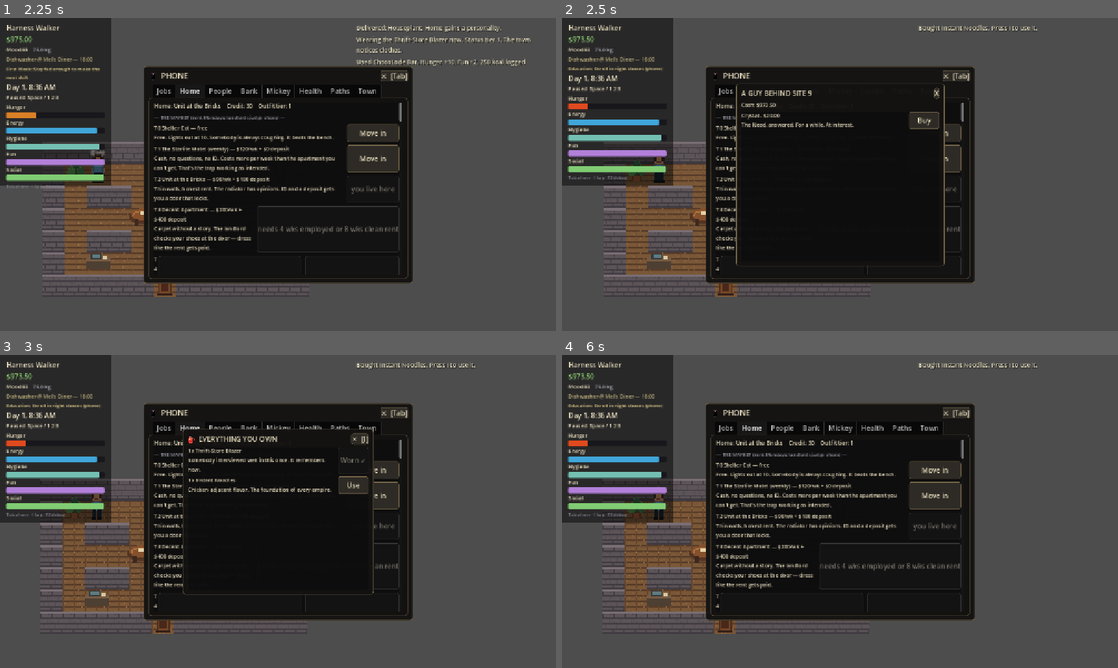
Above: before the commit, frames 1-4 (two rows, left to right).
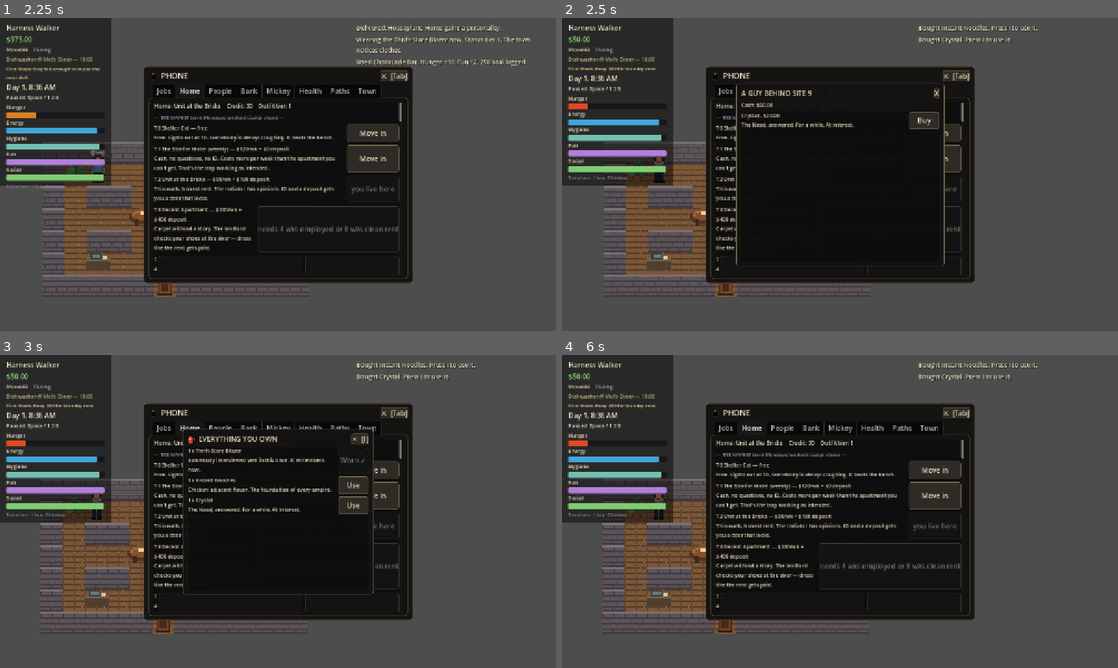
Above: after the commit, the same moments.

Repository: redstonejh/rags
Game: Godot game, scene res://scenes/dev/PlaytestDriver.tscn
The game is run twice, just before and just after one commit, with the same random seed, the same clock (stepped at 60 frames per second) and the same inputs. This scene is started directly instead of the project's main scene.
Inputs (mouse positions are in pixels of both pictures, inside the frame that each line leads up to):
- Up to frame 1 (2.25 s): move the mouse to (400, 158) at 0.52 s; hold D (move_right) 0.53-1.25 s; hold E (interact) 0.53-1.25 s; click (400, 158) at 0.67 s; drag from (166, 190) to (355, 130) at 1.27 s; move the mouse to (333, 105) at 2.02 s; hold D (move_right) from 2.03 s (still down); hold Tab (phone) from 2.03 s (still down)
- Up to frame 2 (2.5 s): keep holding D (move_right); keep holding Tab (phone); tap E (interact) at 2.3 s
- Up to frame 3 (3 s): release D (move_right) at 2.75 s; release Tab (phone) at 2.75 s; tap I (inventory) at 2.75 s; drag from (250, 574) to (161, 624) at 2.77 s
- Up to frame 4 (6 s): click "✕ [Tab]" at 3.5 s; click "Move in" at 4.25 s; click "Move in" at 5 s; click "✕ [I]" at 5.75 s

Frame 1 is identical in both runs. In frame 2, 0.3% of the frame differs, in the area x 1-81%, y 5-29%; in frame 3, 0.8%, in the area x 1-81%, y 5-51%; in frame 4, 0.3%.

Commit message:
Prefer dirty cash for dealer purchases

Diff:
--- a/scripts/dev/playtest_driver.gd
+++ b/scripts/dev/playtest_driver.gd
@@ -435,16 +435,26 @@
 			"title": "A GUY BEHIND SITE 9",
 			"allow_pocket": false,
 			"allow_register_robbery": false,
+			"prefer_dirty_cash": true,
 		})
 		await get_tree().process_frame
 		_check(_descendant_text_contains(shop, "A GUY BEHIND SITE 9"),
 				"dealer payload replaces the shop title")
-		_check(_find_named_descendant(shop, "Buy_meth") != null,
+		var buy_meth := _find_named_descendant(shop, "Buy_meth") as Button
+		_check(buy_meth != null,
 				"dealer payload exposes contraband purchase")
 		_check(_find_named_descendant(shop, "Pocket_meth") == null,
 				"dealer payload suppresses store shoplifting")
 		_check(not _descendant_text_contains(shop, "Rob the register"),
 				"dealer payload suppresses register robbery")
+		if buy_meth != null:
+			WorldState.player_sheet.cash_cents = 5000
+			WorldState.player_sheet.dirty_cents = 2000
+			buy_meth.pressed.emit()
+			await get_tree().process_frame
+			_check(WorldState.player_sheet.dirty_cents == 0
+					and WorldState.player_sheet.cash_cents == 5000,
+					"dealer purchases spend dirty cash before clean cash")
 
 
 func _open_pause_menu() -> void:
--- a/scripts/ui/shop.gd
+++ b/scripts/ui/shop.gd
@@ -125,6 +125,7 @@
 		"title": "QUIKSTOP - \"Open Late. Regret Later.\"",
 		"allow_pocket": true,
 		"allow_register_robbery": true,
+		"prefer_dirty_cash": false,
 		"buy_toast": "Bought %s. Press I to use it.",
 	}
 	if payload is Dictionary:
@@ -142,17 +143,28 @@
 	if sheet.cash_cents + sheet.dirty_cents < item.value_cents:
 		EventBus.toast.emit("The register makes a sad noise. You can't afford that.")
 		return
-	# Clean cash first; the street kind covers the rest. The clerk does not care.
-	var from_clean: int = mini(sheet.cash_cents, item.value_cents)
-	if from_clean > 0:
-		sheet.add_cash(-from_clean)
-	var from_dirty := item.value_cents - from_clean
-	if from_dirty > 0:
-		sheet.add_dirty_cash(-from_dirty)
+	_pay_vendor(sheet, item.value_cents)
 	sheet.inventory.append(item.id)
 	EventBus.path_updated.emit()
 	EventBus.toast.emit(str(_context.get("buy_toast", "Bought %s. Press I to use it.")) % item.display_name)
 	_update_cash()
+
+
+func _pay_vendor(sheet: CharacterSheet, cost_cents: int) -> void:
+	if _context.get("prefer_dirty_cash", false):
+		var from_dirty: int = mini(sheet.dirty_cents, cost_cents)
+		if from_dirty > 0:
+			sheet.add_dirty_cash(-from_dirty)
+		var from_clean := cost_cents - from_dirty
+		if from_clean > 0:
+			sheet.add_cash(-from_clean)
+		return
+	var from_clean: int = mini(sheet.cash_cents, cost_cents)
+	if from_clean > 0:
+		sheet.add_cash(-from_clean)
+	var from_dirty := cost_cents - from_clean
+	if from_dirty > 0:
+		sheet.add_dirty_cash(-from_dirty)
 
 
 ## Catch chance starts from DESIGN.md's 20% baseline, then sightlines do the rest.
--- a/scripts/world/dealer_spot.gd
+++ b/scripts/world/dealer_spot.gd
@@ -45,5 +45,6 @@
 		"title": "A GUY BEHIND SITE 9",
 		"allow_pocket": false,
 		"allow_register_robbery": false,
+		"prefer_dirty_cash": true,
 		"buy_toast": "%s disappears into your pocket like evidence.",
 	})
Not shown, changed: docs/PROGRESS.md
Not shown, changed: docs/REBUILD_PLAN.md
